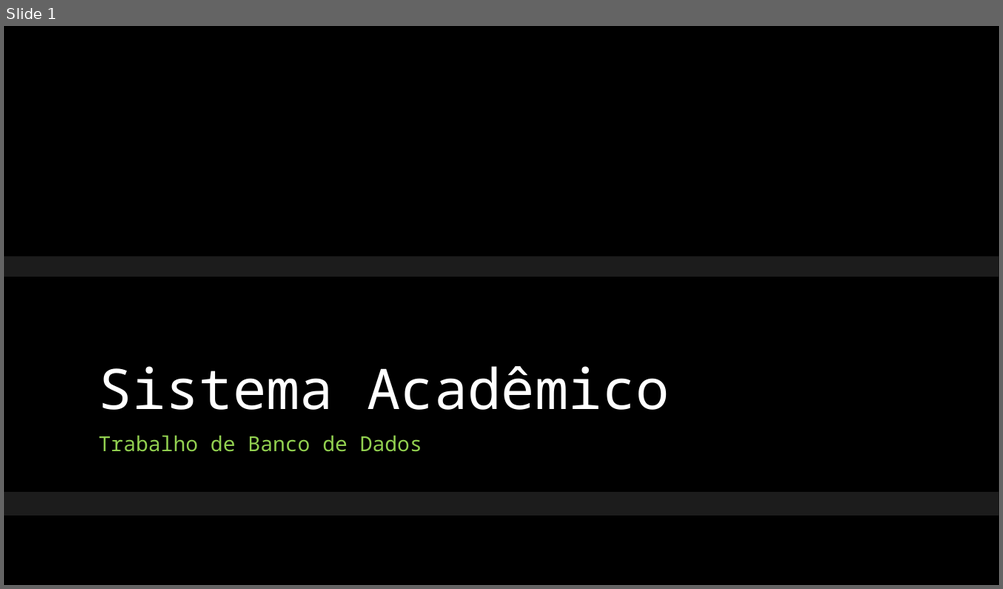
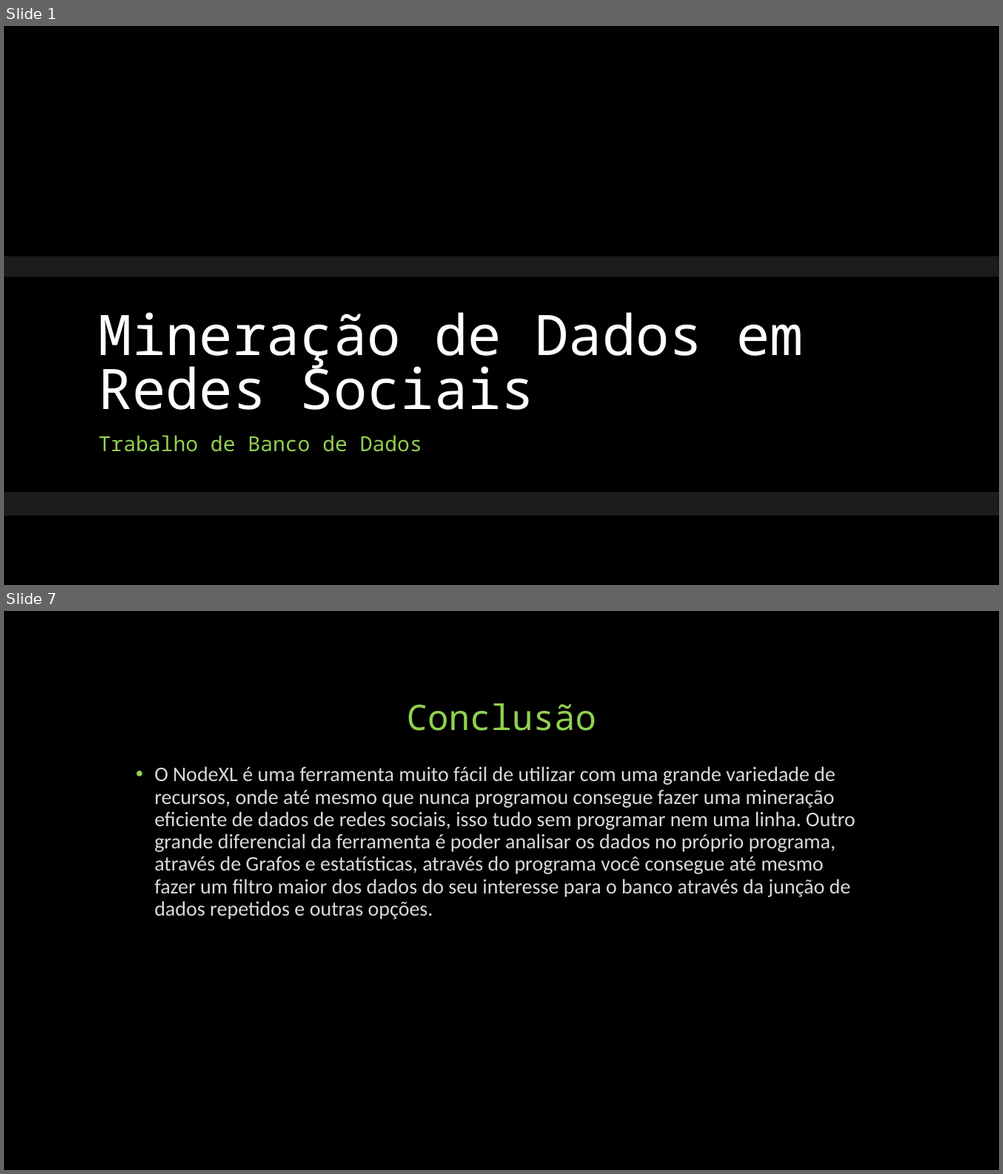
Before and after one commit to calosguilherme/trab01, a slide deck: Apresentação.pptx. Shown one above the other, each under a label of ours: slide 1 before the commit, slides 1 and 7 after it; the slides between them are not shown. The pictures are 1003x589 and 1003x1174 pixels, drawn with LibreOffice and Linux fonts; fonts in the diff are those of the drawing; background and template pictures are left out. Boxes give left, top, right and bottom in pixels: in the first picture for what was removed or moved away, otherwise in the second. Text is boxed around its words. In the diff, an @@ line names an element or a change of style, - is before the commit and + after.

```diff
--- a/Apresentação.pptx
+++ b/Apresentação.pptx
@@ slide 7 added at (4, 611, 999, 1170), background #000000 @@
@@ title added at (407, 703, 597, 731), 34 pt, text #92D050 @@
+Conclusão
@@ text added at (154, 766, 855, 920), 20 pt, text #D9D9D9 @@
+• O NodeXL é uma ferramenta muito fácil de utilizar com uma grande variedade de recursos, onde até mesmo que nunca programou consegue fazer uma mineração eficiente de dados de redes sociais, isso tudo sem programar nem uma linha. Outro grande diferencial da ferramenta é poder analisar os dados no próprio programa, através de Grafos e estatísticas, através do programa você consegue até mesmo fazer um filtro maior dos dados do seu interesse para o banco através da junção de dados repetidos e outras opções.
@@ slide 1 changed as well @@
@@ title at (99, 312, 803, 410): text changed @@
-Sistema Acadêmico
+Mineração de Dados em Redes Sociais
```
Also in this commit, not shown: 5 other slides added, 8 slides removed.
